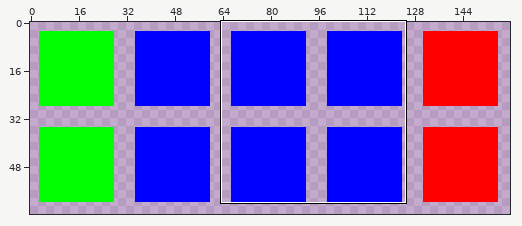
Two states of a sprite sheet, instanced-soil.png. Above, an overview of the earlier version with the close-up marked.
Close-up. As it was:
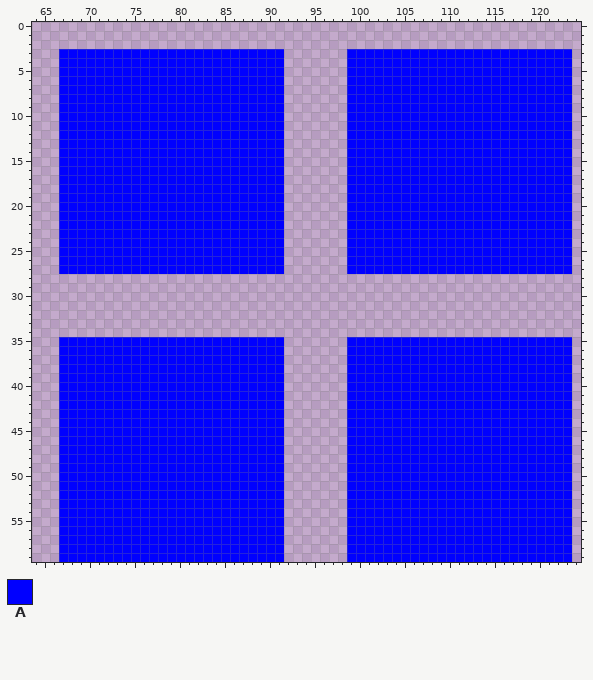
The file is 160x64 pixels. Shown: x 64..124, y 0..59. The commit also changed other parts of the picture, which this record leaves out.
Palette (. is transparent): A #0000ff
Pixels before (only the part around the change), first column x 68:
 0 .........................................................
 1 .........................................................
 2 .........................................................
 3 AAAAAAAAAAAAAAAAAAAAAAAA.......AAAAAAAAAAAAAAAAAAAAAAAAA.
 4 AAAAAAAAAAAAAAAAAAAAAAAA.......AAAAAAAAAAAAAAAAAAAAAAAAA.
 5 AAAAAAAAAAAAAAAAAAAAAAAA.......AAAAAAAAAAAAAAAAAAAAAAAAA.
 6 AAAAAAAAAAAAAAAAAAAAAAAA.......AAAAAAAAAAAAAAAAAAAAAAAAA.
 7 AAAAAAAAAAAAAAAAAAAAAAAA.......AAAAAAAAAAAAAAAAAAAAAAAAA.
 8 AAAAAAAAAAAAAAAAAAAAAAAA.......AAAAAAAAAAAAAAAAAAAAAAAAA.
 9 AAAAAAAAAAAAAAAAAAAAAAAA.......AAAAAAAAAAAAAAAAAAAAAAAAA.
10 AAAAAAAAAAAAAAAAAAAAAAAA.......AAAAAAAAAAAAAAAAAAAAAAAAA.
11 AAAAAAAAAAAAAAAAAAAAAAAA.......AAAAAAAAAAAAAAAAAAAAAAAAA.
12 AAAAAAAAAAAAAAAAAAAAAAAA.......AAAAAAAAAAAAAAAAAAAAAAAAA.
13 AAAAAAAAAAAAAAAAAAAAAAAA.......AAAAAAAAAAAAAAAAAAAAAAAAA.
14 AAAAAAAAAAAAAAAAAAAAAAAA.......AAAAAAAAAAAAAAAAAAAAAAAAA.
15 AAAAAAAAAAAAAAAAAAAAAAAA.......AAAAAAAAAAAAAAAAAAAAAAAAA.
16 AAAAAAAAAAAAAAAAAAAAAAAA.......AAAAAAAAAAAAAAAAAAAAAAAAA.
17 AAAAAAAAAAAAAAAAAAAAAAAA.......AAAAAAAAAAAAAAAAAAAAAAAAA.
18 AAAAAAAAAAAAAAAAAAAAAAAA.......AAAAAAAAAAAAAAAAAAAAAAAAA.
19 AAAAAAAAAAAAAAAAAAAAAAAA.......AAAAAAAAAAAAAAAAAAAAAAAAA.
20 AAAAAAAAAAAAAAAAAAAAAAAA.......AAAAAAAAAAAAAAAAAAAAAAAAA.
21 AAAAAAAAAAAAAAAAAAAAAAAA.......AAAAAAAAAAAAAAAAAAAAAAAAA.
22 AAAAAAAAAAAAAAAAAAAAAAAA.......AAAAAAAAAAAAAAAAAAAAAAAAA.
23 AAAAAAAAAAAAAAAAAAAAAAAA.......AAAAAAAAAAAAAAAAAAAAAAAAA.
24 AAAAAAAAAAAAAAAAAAAAAAAA.......AAAAAAAAAAAAAAAAAAAAAAAAA.
25 AAAAAAAAAAAAAAAAAAAAAAAA.......AAAAAAAAAAAAAAAAAAAAAAAAA.
26 AAAAAAAAAAAAAAAAAAAAAAAA.......AAAAAAAAAAAAAAAAAAAAAAAAA.
27 AAAAAAAAAAAAAAAAAAAAAAAA.......AAAAAAAAAAAAAAAAAAAAAAAAA.
28 .........................................................
29 .........................................................
30 .........................................................
31 .........................................................
32 .........................................................
33 .........................................................
34 .........................................................
35 AAAAAAAAAAAAAAAAAAAAAAAA.......AAAAAAAAAAAAAAAAAAAAAAAAA.
36 AAAAAAAAAAAAAAAAAAAAAAAA.......AAAAAAAAAAAAAAAAAAAAAAAAA.
37 AAAAAAAAAAAAAAAAAAAAAAAA.......AAAAAAAAAAAAAAAAAAAAAAAAA.
38 AAAAAAAAAAAAAAAAAAAAAAAA.......AAAAAAAAAAAAAAAAAAAAAAAAA.
39 AAAAAAAAAAAAAAAAAAAAAAAA.......AAAAAAAAAAAAAAAAAAAAAAAAA.
40 AAAAAAAAAAAAAAAAAAAAAAAA.......AAAAAAAAAAAAAAAAAAAAAAAAA.
41 AAAAAAAAAAAAAAAAAAAAAAAA.......AAAAAAAAAAAAAAAAAAAAAAAAA.
42 AAAAAAAAAAAAAAAAAAAAAAAA.......AAAAAAAAAAAAAAAAAAAAAAAAA.
43 AAAAAAAAAAAAAAAAAAAAAAAA.......AAAAAAAAAAAAAAAAAAAAAAAAA.
44 AAAAAAAAAAAAAAAAAAAAAAAA.......AAAAAAAAAAAAAAAAAAAAAAAAA.
45 AAAAAAAAAAAAAAAAAAAAAAAA.......AAAAAAAAAAAAAAAAAAAAAAAAA.
46 AAAAAAAAAAAAAAAAAAAAAAAA.......AAAAAAAAAAAAAAAAAAAAAAAAA.
47 AAAAAAAAAAAAAAAAAAAAAAAA.......AAAAAAAAAAAAAAAAAAAAAAAAA.
48 AAAAAAAAAAAAAAAAAAAAAAAA.......AAAAAAAAAAAAAAAAAAAAAAAAA.
49 AAAAAAAAAAAAAAAAAAAAAAAA.......AAAAAAAAAAAAAAAAAAAAAAAAA.
50 AAAAAAAAAAAAAAAAAAAAAAAA.......AAAAAAAAAAAAAAAAAAAAAAAAA.
51 AAAAAAAAAAAAAAAAAAAAAAAA.......AAAAAAAAAAAAAAAAAAAAAAAAA.
52 AAAAAAAAAAAAAAAAAAAAAAAA.......AAAAAAAAAAAAAAAAAAAAAAAAA.
53 AAAAAAAAAAAAAAAAAAAAAAAA.......AAAAAAAAAAAAAAAAAAAAAAAAA.
54 AAAAAAAAAAAAAAAAAAAAAAAA.......AAAAAAAAAAAAAAAAAAAAAAAAA.
55 AAAAAAAAAAAAAAAAAAAAAAAA.......AAAAAAAAAAAAAAAAAAAAAAAAA.
56 AAAAAAAAAAAAAAAAAAAAAAAA.......AAAAAAAAAAAAAAAAAAAAAAAAA.
57 AAAAAAAAAAAAAAAAAAAAAAAA.......AAAAAAAAAAAAAAAAAAAAAAAAA.
58 AAAAAAAAAAAAAAAAAAAAAAAA.......AAAAAAAAAAAAAAAAAAAAAAAAA.
59 AAAAAAAAAAAAAAAAAAAAAAAA.......AAAAAAAAAAAAAAAAAAAAAAAAA.
And afterwards:
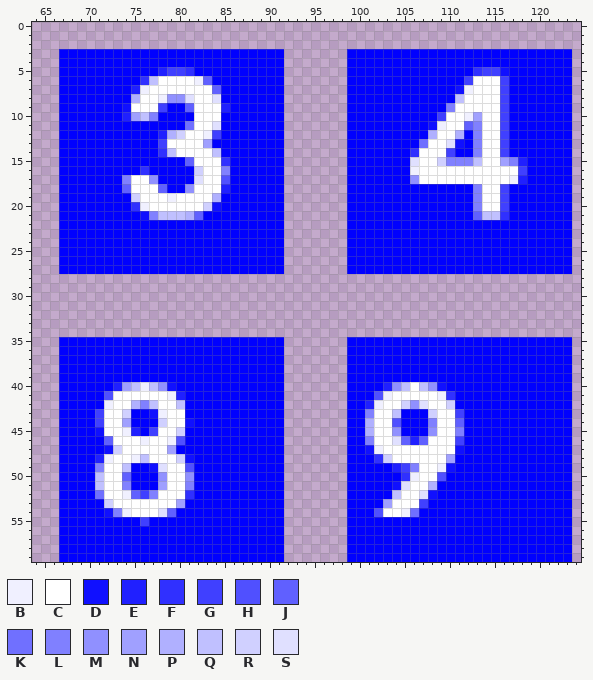
Colours new in this view: B #f0f0ff  C #ffffff  D #1010ff  E #2020ff  F #3030ff  G #4040ff  H #5050ff  J #6060ff  K #7070ff  L #8080ff  M #9090ff  N #a0a0ff  P #b0b0ff  Q #c0c0ff  R #d0d0ff  S #e0e0ff
Changes in this commit:
y 5: x 78..81 AAAA -> EGGF; x 113..116 AAAA -> FGGD
y 6: x 76..83 AAAAAAAA -> FQCCCCBJ; x 112..116 AAAAA -> GCCCG
y 7: x 75..84 AAAAAAAAAA -> EBCCCCCCCJ; x 111..116 AAAAAA -> DBCCCG
y 8: x 75..84 AAAAAAAAAA -> PCCBMMSCCS; x 111..116 AAAAAA -> QCCCCG
y 9: x 74..78 AAAAA -> DCCCG; x 81..85 AAAAA -> JCCCE; x 110..116 AAAAAAA -> LCCCCCG
y 10: x 74..77 AAAA -> ENQL; x 82..84 AAA -> CCC; x 109..116 AAAAAAAA -> GCCBNCCG
y 11: x 81..84 AAAA -> KCCS; x 108..116 AAAAAAAAA -> DBCCJLCCG
y 12: x 78..84 AAAAAAA -> EPRCCBG; x 108..111 AAAA -> PCCP; x 113..116 AAAA -> LCCG
y 13: x 78..83 AAAAAA -> GCCCCN; x 107..111 AAAAA -> KCCSD; x 113..116 AAAA -> LCCG
y 14: x 78..84 AAAAAAA -> FQCCCCQ; x 106..110 AAAAA -> FCCCG; x 113..116 AAAA -> LCCG
y 15: x 81..85 AAAAA -> JCCCF; x 106..118 AAAAAAAAAAAAA -> SCCRLLLQCCNLE
y 16: x 76 A -> F; x 82..85 AAAA -> RCCL; x 106..118 AAAAAAAAAAAAA -> BCCCCCCCCCCCG
y 17: x 74..77 AAAA -> LCCM; x 82..85 AAAA -> SCCH; x 106..118 AAAAAAAAAAAAA -> MCCCCCCCCCCBE
y 18: x 74..78 AAAAA -> JCCCJ; x 81..85 AAAAA -> MCCCE; x 113..116 AAAA -> LCCG
y 19: x 75..84 AAAAAAAAAA -> RCCCBCCCCP; x 113..116 AAAA -> LCCG
y 20: x 75..84 AAAAAAAAAA -> FBCCCCCCRD; x 113..116 AAAA -> LCCG
y 21: x 76..82 AAAAAAA -> DLQQQPJ; x 113..116 AAAA -> JQQF
y 40: x 73..79 AAAAAAA -> ENQBQMD; x 103..109 AAAAAAA -> EMQCQMD
y 41: x 72..80 AAAAAAAAA -> HCCCCCCBE; x 102..110 AAAAAAAAA -> HBCCCCCBF
y 42: x 72..80 AAAAAAAAA -> BCCPLQCCQ; x 101..110 AAAAAAAAAA -> EBCCRMSCCR
y 43: x 71..74 AAAA -> GCCR; x 77..80 AAAA -> DBCC; x 101..104 AAAA -> LCCQ; x 108..111 AAAA -> RCCG
y 44: x 71..74 AAAA -> GCCN; x 78..81 AAAA -> RCCD; x 101..104 AAAA -> PCCH; x 108..111 AAAA -> LCCJ
y 45: x 71..75 AAAAA -> DCCBE; x 77..80 AAAA -> GCCR; x 101..104 AAAA -> PCCM; x 108..111 AAAA -> MCCL
y 46: x 72..80 AAAAAAAAA -> JCCCBCCBH; x 101..111 AAAAAAAAAAA -> LCCSJEJCCCG
y 47: x 72..79 AAAAAAAA -> DRCCCCCN; x 101..111 AAAAAAAAAAA -> DBCCCCCCCCD
y 48: x 71..81 AAAAAAAAAAA -> EBCCBQCCCRD; x 102..110 AAAAAAAAA -> FRCCCCCCN
y 49: x 71..74 AAAA -> LCCQ; x 77..81 AAAAA -> DSCCH; x 104..110 AAAAAAA -> EGLCCBD
y 50: x 71..74 AAAA -> QCCJ; x 78..81 AAAA -> MCCM; x 105..109 AAAAA -> FBCCH
y 51: x 71..74 AAAA -> QCCL; x 78..81 AAAA -> NCCL; x 104..108 AAAAA -> DSCCP
y 52: x 71..81 AAAAAAAAAAA -> KCCBJGLCCCF; x 104..108 AAAAA -> QCCSD
y 53: x 72..80 AAAAAAAAA -> RCCCCCCCN; x 103..107 AAAAA -> NCCCG
y 54: x 72..79 AAAAAAAA -> DLBCCCSJ; x 102..106 AAAAA -> HCCBK
y 55: x 76 A -> G
Pixel boxes of the changes (left, top, right, bottom) in both close-ups:
changed: (122, 67, 230, 220)
changed: (410, 67, 527, 220)
changed: (95, 382, 194, 526)
changed: (365, 382, 464, 517)
